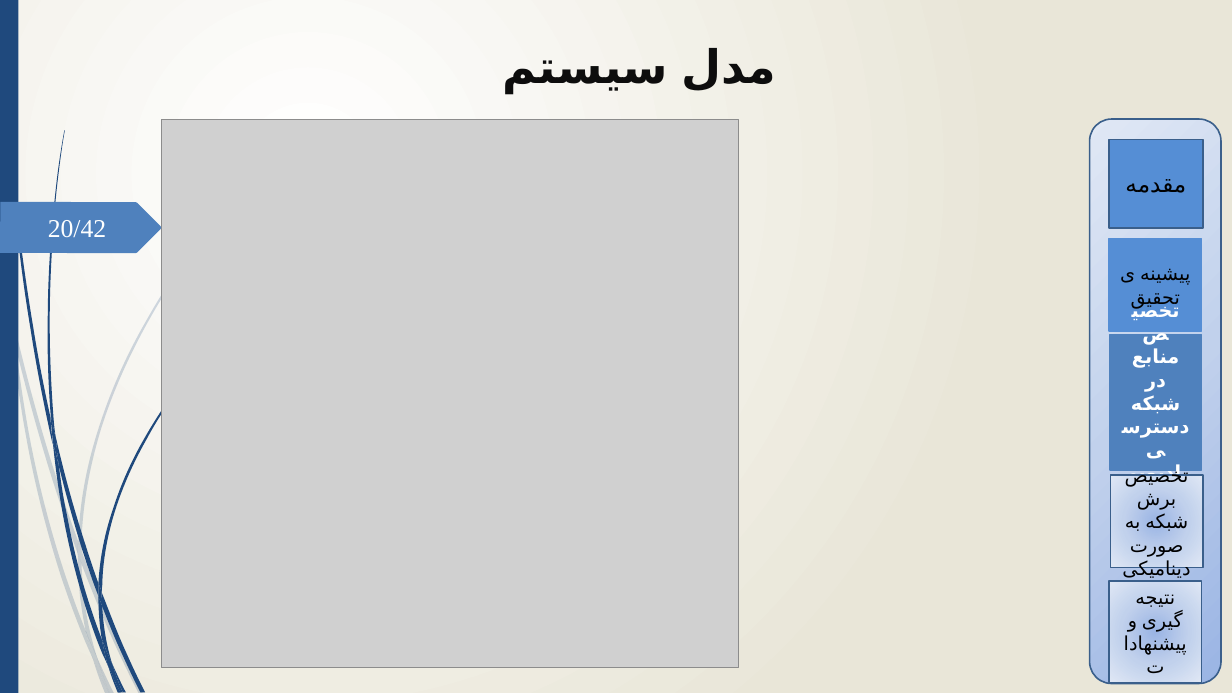
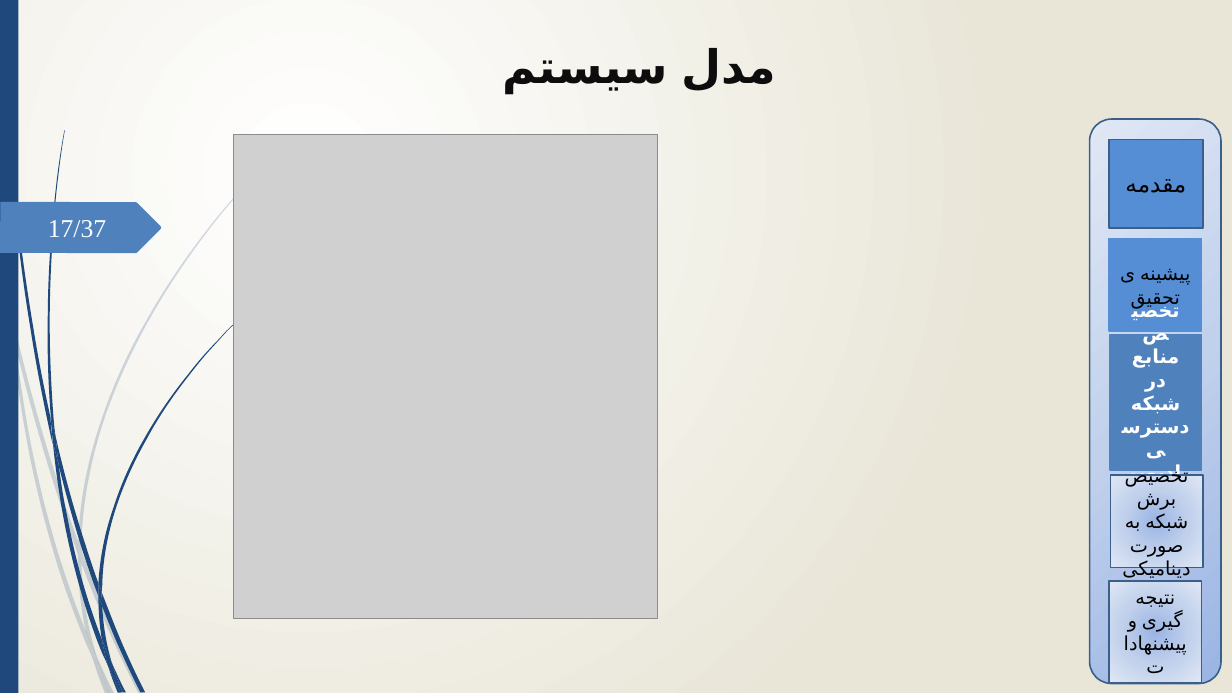
Before and after one commit to mkm1992/phd-project, a slide deck: slide 17 of Latex/tex1/proposal.pptx (slide 20 before the commit). Drawn at 1232x693 pixels with LibreOffice and Linux fonts; fonts in the diff are those of the drawing; grey boxes stand for pictures; background and template pictures are left out. Boxes give left, top, right and bottom in pixels: in the first picture for what was removed or moved away, otherwise in the second. Text is boxed around its words. In the diff, an @@ line names an element or a change of style, - is before the commit and + after.

```diff
--- a/Latex/tex1/proposal.pptx
+++ b/Latex/tex1/proposal.pptx
@@ picture: place and size @@
-picture at bbox=[162, 119, 739, 668]
+picture at bbox=[234, 134, 657, 618]
@@ page number at bbox=[48, 220, 107, 238]: text changed @@
-20/42
+17/37
```
Also in this commit, not shown: 11 other slides changed, 5 slides removed, 7 other files.
